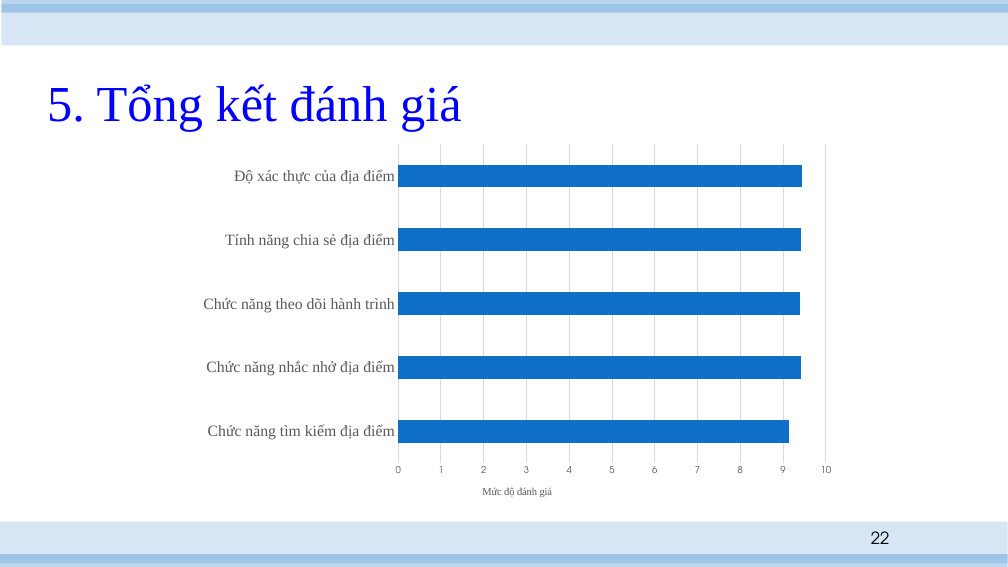
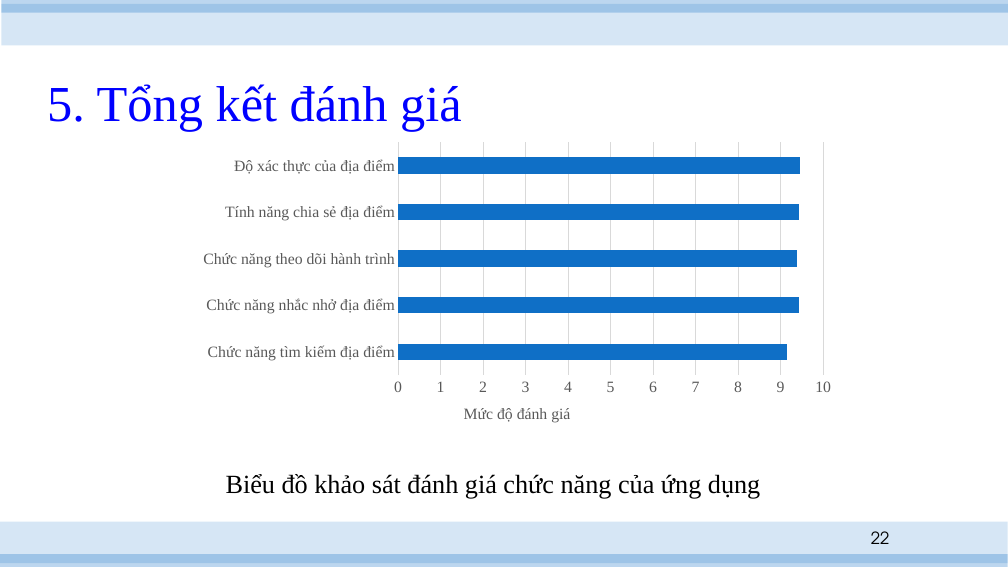
Before and after one commit to hvngoc/Presentation, a slide deck: slide 22 of slide.pptx. Drawn at 1008x567 pixels with LibreOffice and Linux fonts; fonts in the diff are those of the drawing. Boxes give left, top, right and bottom in pixels: in the first picture for what was removed or moved away, otherwise in the second. Text is boxed around its words. In the diff, an @@ line names an element or a change of style, - is before the commit and + after.

```diff
--- a/slide.pptx
+++ b/slide.pptx
@@ bar chart at (191,136,845,439) @@
@@ value axis changed @@
@@ bar chart: place and size @@
-bar chart at (191,136,845,514)
+bar chart at (191,136,845,439)
@@ text added at (226,474,760,499), 25 pt, text #000000 @@
+Biểu đồ khảo sát đánh giá chức năng của ứng dụng
```
Also in this commit, not shown: 7 other slides changed.
